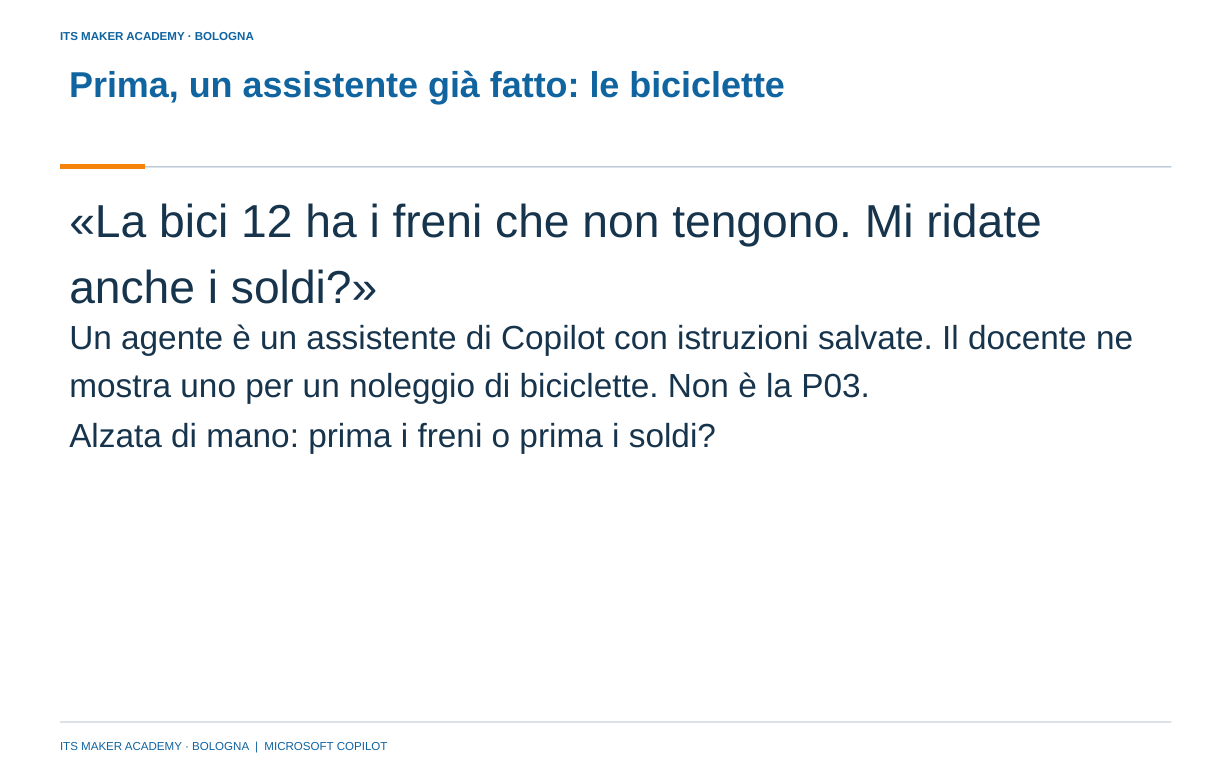
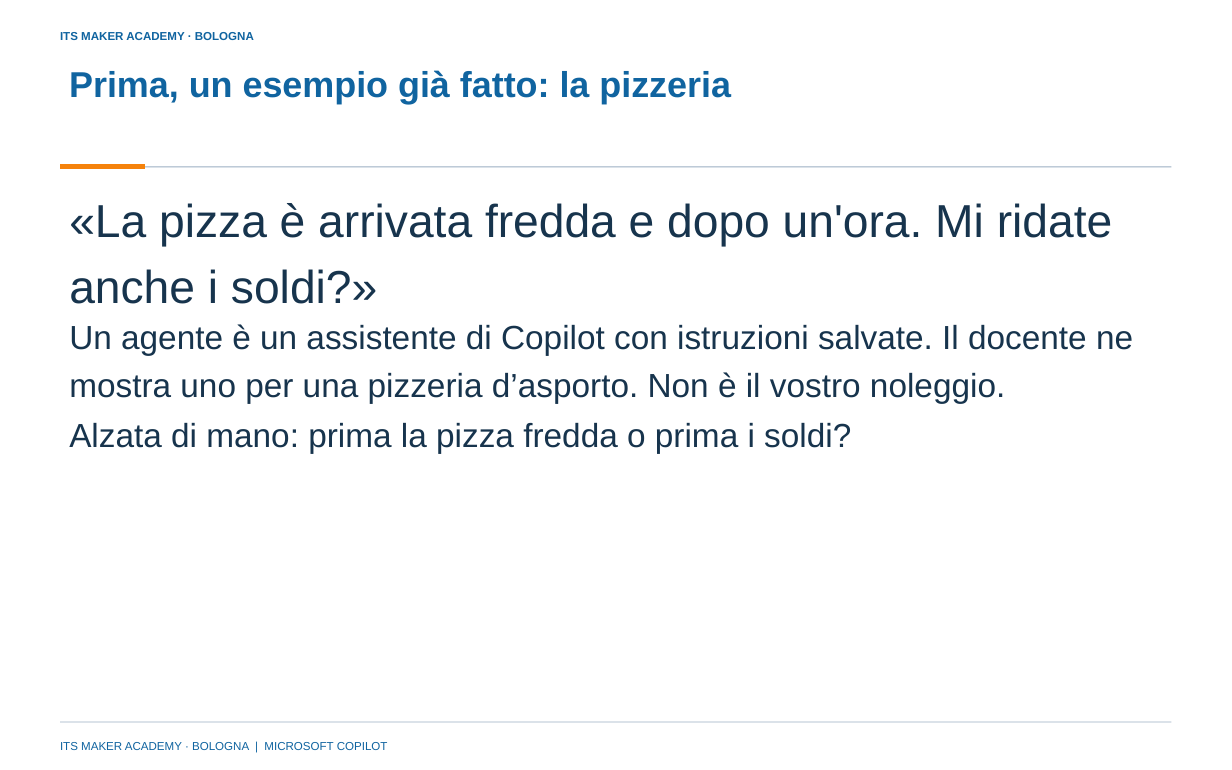
Before and after one commit to franzo9393/ITSCorso_UnslothStudio-Git, a slide deck: slide 13 of lezione 4 - reti neurali e agenti con orchestrazione/Lezione4_Reti_neurali_e_agenti_con_orchestrazione_ITS_MAKER.pptx. Drawn at 1232x770 pixels with LibreOffice and Linux fonts; fonts in the diff are those of the drawing; background and template pictures are left out. Boxes give left, top, right and bottom in pixels: in the first picture for what was removed or moved away, otherwise in the second. Text is boxed around its words. In the diff, an @@ line names an element or a change of style, - is before the commit and + after.

Commit message:
Lezione 4: tolta la pressa P03; caso Ruota Libera (noleggio di biciclette), dimostrazione sulla pizzeria, slide 12-32 e materiali rigenerati

```diff
--- a/lezione 4 - reti neurali e agenti con orchestrazione/Lezione4_Reti_neurali_e_agenti_con_orchestrazione_ITS_MAKER.pptx
+++ b/lezione 4 - reti neurali e agenti con orchestrazione/Lezione4_Reti_neurali_e_agenti_con_orchestrazione_ITS_MAKER.pptx
@@ title at [69, 70, 731, 104]: text changed @@
-Prima, un assistente già fatto: le biciclette
+Prima, un esempio già fatto: la pizzeria
@@ text at [69, 203, 1112, 304]: text changed @@
-«La bici 12 ha i freni che non tengono. Mi ridate anche i soldi?»
+«La pizza è arrivata fredda e dopo un'ora. Mi ridate anche i soldi?»
@@ text at [69, 324, 1133, 404]: text changed @@
-Un agente è un assistente di Copilot con istruzioni salvate. Il docente ne mostra uno per un noleggio di biciclette. Non è la P03.
+Un agente è un assistente di Copilot con istruzioni salvate. Il docente ne mostra uno per una pizzeria d’asporto. Non è il vostro noleggio.
@@ text at [69, 422, 851, 453]: text changed @@
-Alzata di mano: prima i freni o prima i soldi?
+Alzata di mano: prima la pizza fredda o prima i soldi?
```
Also in this commit, not shown: 11 other slides changed, 34 other files.
